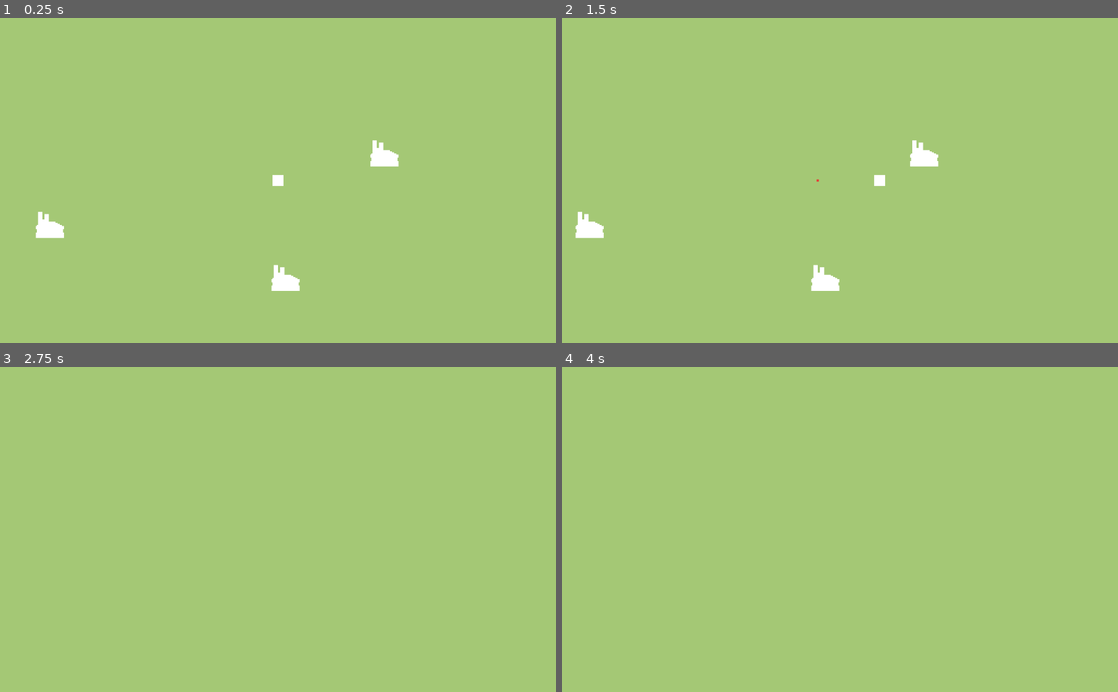
Above: before the commit, frames 1-4 (two rows, left to right).
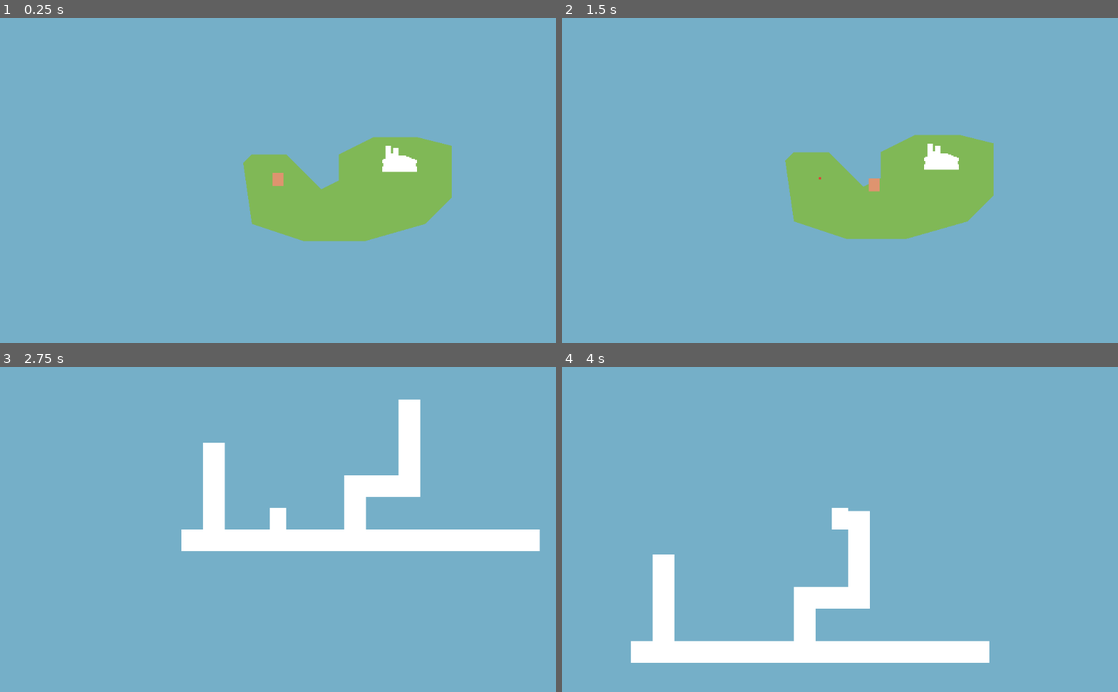
Above: after the commit, the same moments.

Repository: Gegbee/project-bobot
Game: Godot game, scene res://Overworld/Main/Main.tscn
Two runs of this game, one before a commit and one after it. Both use one fixed random seed, a clock stepped at 60 frames per second and the inputs below. The project has no main scene, so this scene is started directly.
Inputs:
- Up to frame 1 (0.25 s): no input
- Up to frame 2 (1.5 s): tap Enter at 0.5 s; hold E (enter) 0.53-1.28 s; hold Right (ui_right) from 0.53 s (still down); tap Space (jump, bound only after the commit) at 0.77, 0.8, 1.07, 1.35 s
- Up to frame 3 (2.75 s): tap Space (jump, bound only after the commit) at 1.52, 1.82, 2.3 s; tap E (enter) at 1.55 s; release Right (ui_right) at 2.03 s; hold Left (ui_left) from 2.03 s (still down); hold E (enter) from 2.03 s (still down)
- Up to frame 4 (4 s): release Left (ui_left) at 2.78 s; release E (enter) at 2.78 s; hold Right (ui_right) from 2.78 s (still down); tap E (enter) at 2.85 s; tap Space (jump, bound only after the commit) at 3.02, 3.32, 3.6, 3.77 s

The runs differ from the first frame. In frame 1, 100% of the frame differs, in the area x 0-100%, y 0-100%; in frame 2, 100%; in frame 3, 100%; in frame 4, 100%.

Commit message:
sideplayer

Diff:
--- a/BobotsGame/Overworld/Main/Main.tscn
+++ b/BobotsGame/Overworld/Main/Main.tscn
@@ -4,26 +4,32 @@
 [ext_resource path="res://Overworld/UnderworldEntrance/UnderworldEntrance.tscn" type="PackedScene" id=2]
 [ext_resource path="res://Assets/Factory.png" type="Texture" id=3]
 
-[node name="Main" type="Node2D"]
+[node name="Main" type="YSort"]
+
+[node name="StaticBody2D" type="StaticBody2D" parent="."]
+
+[node name="CollisionPolygon2D" type="CollisionPolygon2D" parent="StaticBody2D"]
+visible = false
+build_mode = 1
+polygon = PoolVector2Array( -32, -16, -24, 40, 24, 56, 80, 56, 136, 40, 160, 16, 160, -32, 128, -40, 88, -40, 56, -24, 56, 0, 40, 8, 24, -8, 8, -24, -24, -24 )
+
+[node name="Polygon2D" type="Polygon2D" parent="StaticBody2D"]
+z_index = -10
+color = Color( 0.505882, 0.72549, 0.341176, 1 )
+polygon = PoolVector2Array( -32, -16, -24, 40, 24, 56, 80, 56, 136, 40, 160, 16, 160, -32, 128, -40, 88, -40, 56, -24, 56, 0, 40, 8, 8, -24, -24, -24 )
 
 [node name="Origin" type="Polygon2D" parent="."]
 z_index = -1
 color = Color( 0.92549, 0.203922, 0.203922, 1 )
 polygon = PoolVector2Array( -1, -1, -1, 1, 1, 1, 1, -1 )
+__meta__ = {
+"_edit_group_": true
+}
 
 [node name="Player" parent="." instance=ExtResource( 1 )]
 
 [node name="UnderworldEntrance" parent="." instance=ExtResource( 2 )]
-position = Vector2( 98, -29 )
+position = Vector2( 112, -8 )
+_name = "The Litterbox"
 entered_scene_path = "res://Underworld/Home/Home.tscn"
 sprite = ExtResource( 3 )
-
-[node name="UnderworldEntrance2" parent="." instance=ExtResource( 2 )]
-position = Vector2( -210, 37 )
-entered_scene_path = "res://Underworld/Home/Home.tscn"
-sprite = ExtResource( 3 )
-
-[node name="UnderworldEntrance3" parent="." instance=ExtResource( 2 )]
-position = Vector2( 7, 86 )
-entered_scene_path = "res://Underworld/Home/Home.tscn"
-sprite = ExtResource( 3 )
--- a/BobotsGame/Overworld/Player/Player.gd
+++ b/BobotsGame/Overworld/Player/Player.gd
@@ -1,6 +1,8 @@
 extends KinematicBody2D
 
 const SPEED = 60
+
+var in_entrance_area = null
 
 func _ready():
 	add_to_group('player')
@@ -11,3 +13,9 @@
 		Input.get_action_strength("ui_down") - Input.get_action_strength("ui_up")
 	).normalized()
 	move_and_slide(dir * SPEED)
+
+func _process(delta):
+	print(in_entrance_area)
+	if in_entrance_area != null:
+		if Input.is_action_pressed("enter"):
+			get_tree().change_scene(in_entrance_area.entered_scene_path)
--- a/BobotsGame/Overworld/Player/Player.tscn
+++ b/BobotsGame/Overworld/Player/Player.tscn
@@ -3,16 +3,17 @@
 [ext_resource path="res://Overworld/Player/Player.gd" type="Script" id=1]
 
 [sub_resource type="RectangleShape2D" id=1]
-extents = Vector2( 5, 3 )
+extents = Vector2( 5, 2 )
 
 [node name="Player" type="KinematicBody2D"]
 script = ExtResource( 1 )
 
 [node name="Polygon2D" type="Polygon2D" parent="."]
-polygon = PoolVector2Array( -5, -5, -5, 5, 5, 5, 5, -5 )
+color = Color( 0.87451, 0.584314, 0.439216, 1 )
+polygon = PoolVector2Array( -5, -7, -5, 5, 5, 5, 5, -7 )
 
 [node name="CollisionShape2D" type="CollisionShape2D" parent="."]
-position = Vector2( 0, 2 )
+position = Vector2( 0, 3 )
 shape = SubResource( 1 )
 
 [node name="Camera2D" type="Camera2D" parent="."]
--- a/BobotsGame/Overworld/UnderworldEntrance/UnderworldEntrance.gd
+++ b/BobotsGame/Overworld/UnderworldEntrance/UnderworldEntrance.gd
@@ -1,25 +1,41 @@
 extends Node2D
 
+export var _name : String = ""
 export(String, FILE, "*.tscn") var entered_scene_path = ""
 export var sprite : Texture = null
 
 #var entered_scene = null
 func _ready():
+#	$Label.rect_pivot_offset.x = $Label.rect_size.x/2
+#	$Label.rect_pivot_offset.y = $Label.rect_size.y/2
+	$Label.modulate = Color(1, 1, 1, 0)
 	$Sprite.texture = sprite
+	if _name != "":
+		$Label.text = _name
+	else:
+		$Label.text = "No name"
+	$Label.rect_position.x = -$Label.rect_size.x
 #	entered_scene = Preloads.underworlds[entered_scene_path]
 
 func _process(delta):
 	for body in $Area2D.get_overlapping_bodies():
 		if body.is_in_group('player'):
-			if Input.is_action_pressed("enter"):
-				get_tree().change_scene(entered_scene_path)
+			body.in_entrance_area = self
+	pass
 
 func _on_Area2D_body_entered(body):
-	$Tween.interpolate_property($Sprite, "scale", $Sprite.scale, Vector2(1.4, 1.4), 0.2, Tween.TRANS_QUAD, Tween.EASE_OUT)
-	$Tween.interpolate_property($Sprite, "rotation", $Sprite.rotation, PI/12, 0.3, Tween.TRANS_QUAD, Tween.EASE_OUT)
-	$Tween.start()
+	if body.is_in_group('player'):
+		body.in_entrance_area = self
+		$Tween.interpolate_property($Sprite, "scale", $Sprite.scale, Vector2(1.4, 1.4), 0.2, Tween.TRANS_QUAD, Tween.EASE_OUT)
+		$Tween.interpolate_property($Label, "modulate", $Label.modulate, Color(1, 1, 1, 1), 1, Tween.TRANS_QUAD, Tween.EASE_OUT)
+		#$Tween.interpolate_property($Sprite, "rotation", $Sprite.rotation, PI/12, 0.3, Tween.TRANS_QUAD, Tween.EASE_OUT)
+		$Tween.start()
 
 func _on_Area2D_body_exited(body):
-	$Tween.interpolate_property($Sprite, "scale", $Sprite.scale, Vector2(1, 1), 0.2, Tween.TRANS_QUAD, Tween.EASE_OUT)
-	$Tween.interpolate_property($Sprite, "rotation", $Sprite.rotation, 0, 0.3, Tween.TRANS_QUAD, Tween.EASE_OUT)
-	$Tween.start()
+	if body.is_in_group('player'):
+		$Tween.interpolate_property($Sprite, "scale", $Sprite.scale, Vector2(1, 1), 0.2, Tween.TRANS_QUAD, Tween.EASE_OUT)
+		$Tween.interpolate_property($Label, "modulate", $Label.modulate, Color(1, 1, 1, 0), 1, Tween.TRANS_QUAD, Tween.EASE_OUT)
+		#$Tween.interpolate_property($Sprite, "rotation", $Sprite.rotation, 0, 0.3, Tween.TRANS_QUAD, Tween.EASE_OUT)
+		$Tween.start()
+		if body.in_entrance_area == self:
+			body.in_entrance_area = null
--- a/BobotsGame/Overworld/UnderworldEntrance/UnderworldEntrance.tscn
+++ b/BobotsGame/Overworld/UnderworldEntrance/UnderworldEntrance.tscn
@@ -1,14 +1,16 @@
-[gd_scene load_steps=3 format=2]
+[gd_scene load_steps=5 format=2]
 
 [ext_resource path="res://Overworld/UnderworldEntrance/UnderworldEntrance.gd" type="Script" id=1]
+[ext_resource path="res://Assets/Box.png" type="Texture" id=2]
 
 [sub_resource type="CircleShape2D" id=1]
-radius = 47.0425
+radius = 29.0172
+
+[sub_resource type="RectangleShape2D" id=2]
+extents = Vector2( 16, 4 )
 
 [node name="UnderworldEntrance" type="Node2D"]
 script = ExtResource( 1 )
-
-[node name="Sprite" type="Sprite" parent="."]
 
 [node name="Area2D" type="Area2D" parent="."]
 
@@ -16,5 +18,25 @@
 shape = SubResource( 1 )
 
 [node name="Tween" type="Tween" parent="."]
+
+[node name="Label" type="Label" parent="."]
+margin_left = -20.0
+margin_top = -48.0
+margin_right = 20.0
+margin_bottom = -34.0
+__meta__ = {
+"_edit_use_anchors_": false
+}
+
+[node name="Sprite" type="Sprite" parent="."]
+position = Vector2( 0, -16 )
+texture = ExtResource( 2 )
+
+[node name="StaticBody2D" type="StaticBody2D" parent="Sprite"]
+position = Vector2( 0, 16 )
+
+[node name="CollisionShape2D" type="CollisionShape2D" parent="Sprite/StaticBody2D"]
+position = Vector2( 0, -4 )
+shape = SubResource( 2 )
 [connection signal="body_entered" from="Area2D" to="." method="_on_Area2D_body_entered"]
 [connection signal="body_exited" from="Area2D" to="." method="_on_Area2D_body_exited"]
--- a/BobotsGame/Underworld/Home/Home.tscn
+++ b/BobotsGame/Underworld/Home/Home.tscn
@@ -1,3 +1,17 @@
-[gd_scene format=2]
+[gd_scene load_steps=2 format=2]
+
+[ext_resource path="res://Underworld/SidePlayer/SidePlayer.tscn" type="PackedScene" id=1]
 
 [node name="Home" type="Node2D"]
+
+[node name="StaticBody2D" type="StaticBody2D" parent="."]
+
+[node name="CollisionShape2D" type="CollisionPolygon2D" parent="StaticBody2D"]
+position = Vector2( 8, 4 )
+polygon = PoolVector2Array( -72, -4, -72, 4, 60, 4, 60, -4, -4, -4, -4, -16, 16, -16, 16, -52, 8, -52, 8, -24, -12, -24, -12, -4, -56, -4, -56, -36, -64, -36, -64, -4 )
+
+[node name="Polygon2D" type="Polygon2D" parent="StaticBody2D"]
+polygon = PoolVector2Array( -56, 0, -64, 0, -64, 8, 68, 8, 68, 0, 4, 0, 4, -12, 24, -12, 24, -48, 16, -48, 16, -20, -4, -20, -4, 0, -48, 0, -48, -32, -56, -32 )
+
+[node name="SidePlayer" parent="." instance=ExtResource( 1 )]
+position = Vector2( -12, -16 )
--- /dev/null
+++ b/BobotsGame/Underworld/SidePlayer/SidePlayer.gd
@@ -0,0 +1,49 @@
+extends KinematicBody2D
+
+const SPEED = 50
+const ACCEL = 30
+const JUMP_SPEED = 110
+const GRAVITY = 300
+
+const CAT_TIME = 0.4
+var can_jump := false
+var num_of_jumps : int = 0
+const MAX_JUMPS : int = 1
+
+var vel : Vector2 = Vector2()
+
+func _ready():
+	add_to_group('player')
+
+func _physics_process(delta):
+	var dir = Vector2(
+		Input.get_action_strength("ui_right") - Input.get_action_strength("ui_left"),
+		Input.get_action_strength("ui_down") - Input.get_action_strength("ui_up")
+	)
+	if is_on_floor():
+		can_jump = true
+		num_of_jumps = 0
+	else:
+		vel.y += GRAVITY * delta
+	if can_jump:
+		if dir.x:
+			vel.x += dir.x * ACCEL
+			vel.x = clamp(vel.x, -SPEED, SPEED)
+		else:
+			vel.x = lerp(vel.x, 0, 0.4)
+		if Input.is_action_just_pressed("jump") and num_of_jumps < MAX_JUMPS:
+			num_of_jumps += 1
+			$Timer.start(CAT_TIME)
+			vel.y = -JUMP_SPEED
+#	elif is_on_wall():
+#		vel.y = 0
+#		if Input.is_action_just_pressed("jump"):
+#			vel.y = -JUMP_SPEED
+	else:
+		vel.x = lerp(vel.x, 0, 0.02)
+	vel = move_and_slide(vel, Vector2.UP, false, 4, PI/4, false)
+
+
+
+func _on_Timer_timeout():
+	can_jump = false
--- /dev/null
+++ b/BobotsGame/Underworld/SidePlayer/SidePlayer.tscn
@@ -0,0 +1,23 @@
+[gd_scene load_steps=3 format=2]
+
+[ext_resource path="res://Underworld/SidePlayer/SidePlayer.gd" type="Script" id=1]
+
+[sub_resource type="RectangleShape2D" id=1]
+extents = Vector2( 3, 4 )
+
+[node name="SidePlayer" type="KinematicBody2D"]
+script = ExtResource( 1 )
+
+[node name="Polygon2D" type="Polygon2D" parent="."]
+polygon = PoolVector2Array( -3, 0, -3, -8, 3, -8, 3, 0 )
+
+[node name="CollisionShape2D" type="CollisionShape2D" parent="."]
+position = Vector2( 0, -4 )
+shape = SubResource( 1 )
+
+[node name="Camera2D" type="Camera2D" parent="."]
+current = true
+zoom = Vector2( 0.2, 0.2 )
+
+[node name="Timer" type="Timer" parent="."]
+[connection signal="timeout" from="Timer" to="." method="_on_Timer_timeout"]
--- a/BobotsGame/project.godot
+++ b/BobotsGame/project.godot
@@ -53,8 +53,14 @@
 "events": [ Object(InputEventKey,"resource_local_to_scene":false,"resource_name":"","device":0,"alt":false,"shift":false,"control":false,"meta":false,"command":false,"pressed":false,"scancode":69,"unicode":0,"echo":false,"script":null)
  ]
 }
+jump={
+"deadzone": 0.5,
+"events": [ Object(InputEventKey,"resource_local_to_scene":false,"resource_name":"","device":0,"alt":false,"shift":false,"control":false,"meta":false,"command":false,"pressed":false,"scancode":32,"unicode":0,"echo":false,"script":null)
+, Object(InputEventKey,"resource_local_to_scene":false,"resource_name":"","device":0,"alt":false,"shift":false,"control":false,"meta":false,"command":false,"pressed":false,"scancode":87,"unicode":0,"echo":false,"script":null)
+ ]
+}
 
 [rendering]
 
-environment/default_clear_color=Color( 0.647059, 0.788235, 0.462745, 1 )
+environment/default_clear_color=Color( 0.462745, 0.690196, 0.788235, 1 )
 environment/default_environment="res://default_env.tres"
Binary file added: BobotsGame/Assets/Box.png
Not shown, added: BobotsGame/Assets/Box.png.import
Binary file changed: BobotsGame/Assets/Factory.png
Not shown, added: Assets/CatConcept.psb
Not shown, added: Assets/MomColage.psb
